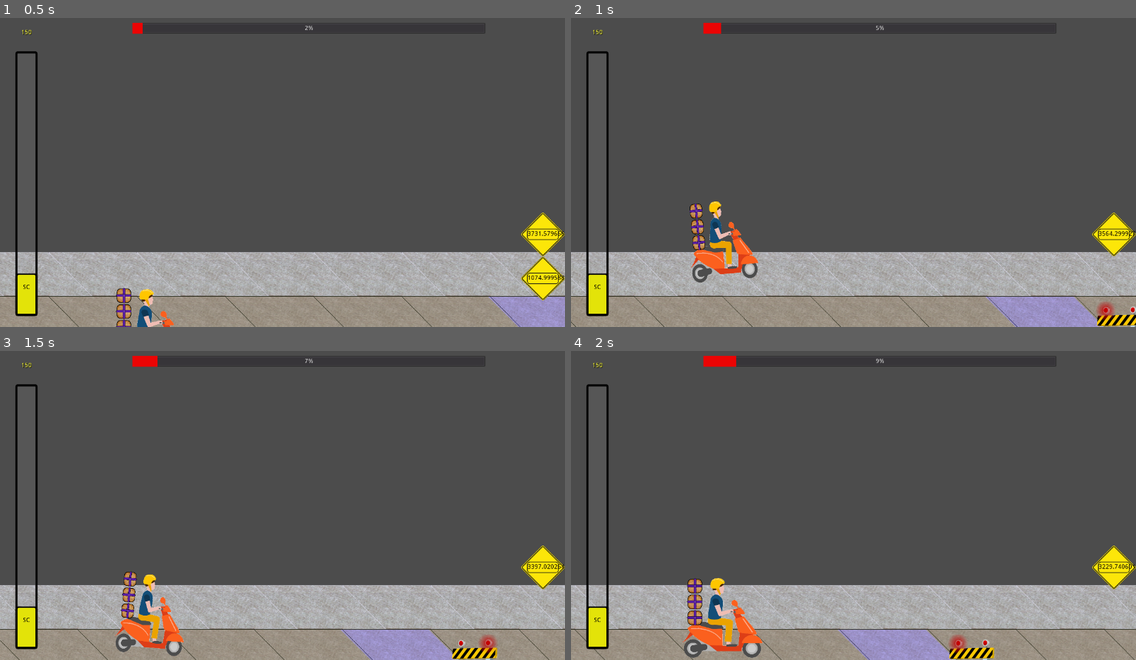
Above: before the commit, frames 1-4 (two rows, left to right).
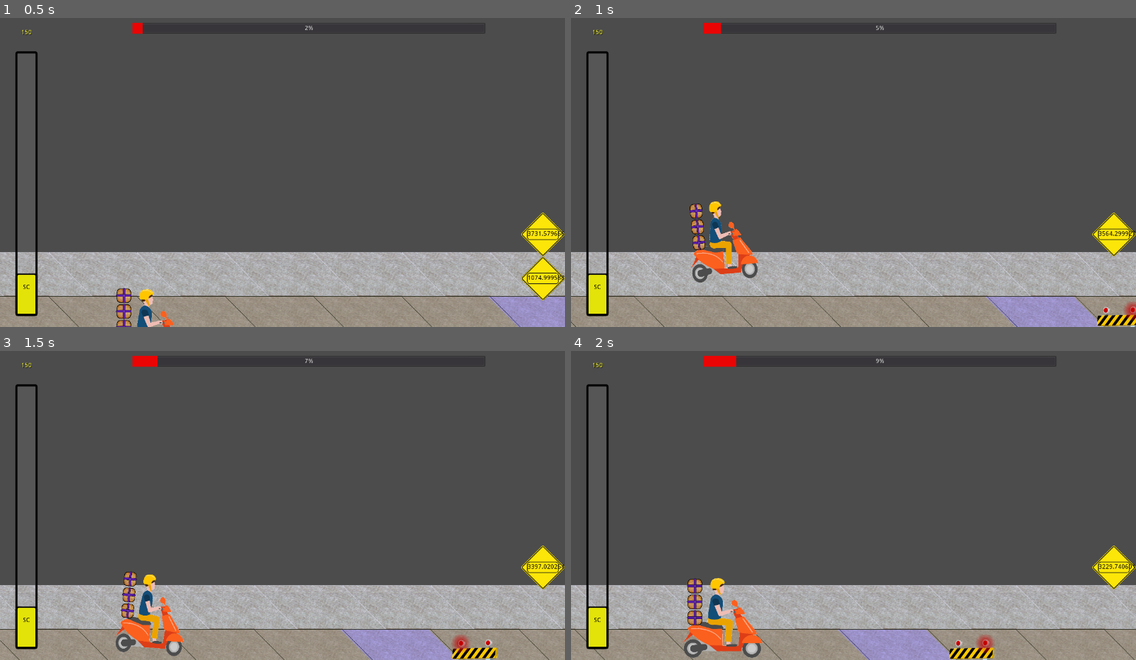
Above: after the commit, the same moments.

Repository: Anatolij-Grigorjev/MopedRebelGO
Game: Godot game, scene res://stages/test/test_stage.tscn
Two runs of this game, one before a commit and one after it. Both use one fixed random seed, a clock stepped at 60 frames per second and the inputs below.
Inputs:
- Up to frame 1 (0.5 s): no input
- Up to frame 2 (1 s): hold W (swerve_up) from 0.53 s (still down)
- Up to frame 3 (1.5 s): release W (swerve_up) at 1.28 s; hold S (swerve_down) from 1.28 s (still down)
- Up to frame 4 (2 s): keep holding S (swerve_down)

Frame 1 is identical in both runs. In frame 2, 0.2% of the frame differs, in the area x 93-100%, y 91-98%; in frame 3, 0.3%, in the area x 80-88%, y 91-98%; in frame 4, 0.3%.
Error in both runs: Invalid get index '-1' (on base: 'Array'). (res://utils/logger.gd:103)

Commit message:
[WIP] dissable citizen as roadblock

Diff:
--- /dev/null
+++ b/game/obstacles/citizens/citizen.gd
@@ -0,0 +1,21 @@
+extends RoadBlock
+class_name CitizenRoadBlock
+"""
+Controller for road blocking citizen. Stops moped rebel just like roadblocks but also
+gets knocked over and responds to disses beng thrown around
+"""
+export(float) var sc_multiplier : float = 1.4
+export(int) var disses_required: int = 2
+
+
+onready var animator: AnimationPlayer = $AnimationPlayer
+
+
+var _disses_heard : int = 0
+
+
+func _on_area_entered(area: Area2D):
+	._on_area_entered(area)
+	LOG.debug("citizen caught area {}", [area])
+	if (area.is_in_group(C.GROUP_MR)):
+		animator.play("hit_by_moped")
--- /dev/null
+++ b/game/obstacles/citizens/white_worker.tscn
@@ -0,0 +1,75 @@
+[gd_scene load_steps=5 format=2]
+
+[ext_resource path="res://obstacles/citizens/citizen.gd" type="Script" id=1]
+[ext_resource path="res://obstacles/citizens/citizen_worker.png" type="Texture" id=2]
+
+[sub_resource type="RectangleShape2D" id=1]
+extents = Vector2( 60, 35 )
+
+[sub_resource type="Animation" id=2]
+resource_name = "hit_by_moped"
+tracks/0/type = "value"
+tracks/0/path = NodePath("Sprite:rotation_degrees")
+tracks/0/interp = 1
+tracks/0/loop_wrap = true
+tracks/0/imported = false
+tracks/0/enabled = true
+tracks/0/keys = {
+"times": PoolRealArray( 0, 1 ),
+"transitions": PoolRealArray( 1, 1 ),
+"update": 0,
+"values": [ 0.0, 1440.0 ]
+}
+tracks/1/type = "value"
+tracks/1/path = NodePath("Sprite:position")
+tracks/1/interp = 1
+tracks/1/loop_wrap = true
+tracks/1/imported = false
+tracks/1/enabled = true
+tracks/1/keys = {
+"times": PoolRealArray( 0, 1 ),
+"transitions": PoolRealArray( 1, 1 ),
+"update": 0,
+"values": [ Vector2( 3, -120 ), Vector2( 1000, -1500 ) ]
+}
+tracks/2/type = "value"
+tracks/2/path = NodePath("CollisionShape2D:disabled")
+tracks/2/interp = 1
+tracks/2/loop_wrap = true
+tracks/2/imported = false
+tracks/2/enabled = true
+tracks/2/keys = {
+"times": PoolRealArray( 0, 1 ),
+"transitions": PoolRealArray( 1, 1 ),
+"update": 1,
+"values": [ true, false ]
+}
+tracks/3/type = "method"
+tracks/3/path = NodePath(".")
+tracks/3/interp = 1
+tracks/3/loop_wrap = true
+tracks/3/imported = false
+tracks/3/enabled = true
+tracks/3/keys = {
+"times": PoolRealArray( 1 ),
+"transitions": PoolRealArray( 1 ),
+"values": [ {
+"args": [  ],
+"method": "queue_free"
+} ]
+}
+
+[node name="WhiteWorker" type="Area2D"]
+collision_layer = 2
+collision_mask = 2
+script = ExtResource( 1 )
+
+[node name="Sprite" type="Sprite" parent="."]
+position = Vector2( 3, -120 )
+texture = ExtResource( 2 )
+
+[node name="CollisionShape2D" type="CollisionShape2D" parent="."]
+shape = SubResource( 1 )
+
+[node name="AnimationPlayer" type="AnimationPlayer" parent="."]
+anims/hit_by_moped = SubResource( 2 )
--- a/game/obstacles/roadblocks/roadblock.gd
+++ b/game/obstacles/roadblocks/roadblock.gd
@@ -10,6 +10,7 @@
 
 onready var LOG: Logger = Logger.new(self)
 
+
 func _on_area_entered(area: Area2D):
 	LOG.debug("obstacle caught area {}", [area])
 	if (area.is_in_group(C.GROUP_MR)):
--- a/game/obstacles/roadblocks/tall/tall_roadblock.tscn
+++ b/game/obstacles/roadblocks/tall/tall_roadblock.tscn
@@ -25,6 +25,7 @@
 [node name="Sprite" type="AnimatedSprite" parent="."]
 position = Vector2( 0, -125 )
 frames = SubResource( 1 )
+frame = 1
 playing = true
 
 [node name="CollisionShape2D" type="CollisionShape2D" parent="."]
--- a/game/project.godot
+++ b/game/project.godot
@@ -13,6 +13,11 @@
 "class": "C",
 "language": "GDScript",
 "path": "res://utils/static_constants.gd"
+}, {
+"base": "RoadBlock",
+"class": "CitizenRoadBlock",
+"language": "GDScript",
+"path": "res://obstacles/citizens/citizen.gd"
 }, {
 "base": "Node2D",
 "class": "DeliveryPackage",
@@ -86,6 +91,7 @@
 } ]
 _global_script_class_icons={
 "C": "",
+"CitizenRoadBlock": "",
 "DeliveryPackage": "",
 "GameState": "",
 "HUDController": "",
@@ -161,6 +167,7 @@
 
 2d_physics/layer_1="physical"
 2d_physics/layer_2="obstacles"
+2d_physics/layer_3="disses"
 
 [rendering]
 
